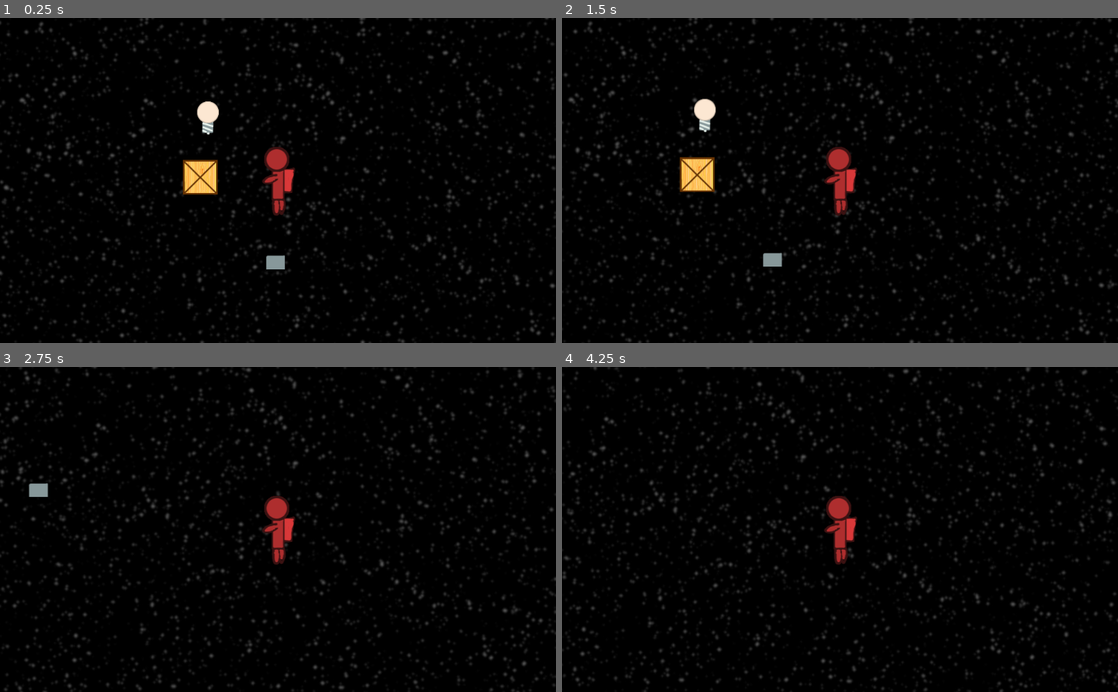
Above: before the commit, frames 1-4 (two rows, left to right).
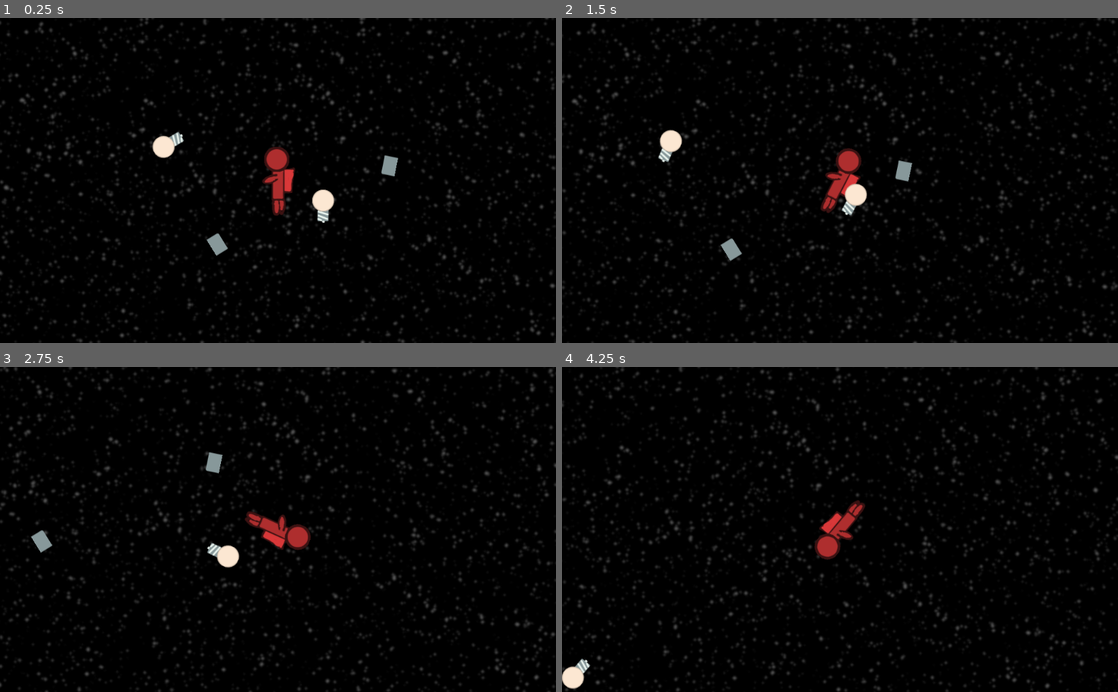
Above: after the commit, the same moments.

Repository: thecyberwraith/cb-gamejam-2021
Game: Godot game, scene res://Levels/Level2/Level2.tscn
The game is run twice, just before and just after one commit, with the same random seed, the same clock (stepped at 60 frames per second) and the same inputs. Before the commit the project starts from res://Levels/Level1/Level1.tscn.
Inputs:
- Up to frame 1 (0.25 s): no input
- Up to frame 2 (1.5 s): hold Right (ui_right) 0.53-1.28 s; tap Space (ui_select) at 0.77 s; hold Down (ui_down) from 1.28 s (still down)
- Up to frame 3 (2.75 s): tap Space (ui_select) at 1.52 s; release Down (ui_down) at 2.03 s; hold Right (ui_right) from 2.03 s (still down)
- Up to frame 4 (4.25 s): release Right (ui_right) at 2.78 s; hold Up (ui_up) 2.78-3.53 s; tap Space (ui_select) at 3.02, 3.77 s; hold Left (ui_left) from 3.53 s (still down)

The runs differ from the first frame. In frame 1, 2.0% of the frame differs, in the area x 27-72%, y 25-78%; in frame 2, 8.2%, in the area x 0-100%, y 0-100%; in frame 3, 7.6%; in frame 4, 7.0%.

Commit message:
Started level 2

Diff:
--- a/Levels/Level1/Level1.tscn
+++ b/Levels/Level1/Level1.tscn
@@ -1,6 +1,6 @@
 [gd_scene load_steps=6 format=2]
 
-[ext_resource path="res://Levels/Level1/Level.gd" type="Script" id=2]
+[ext_resource path="res://Levels/Level1/Level1.gd" type="Script" id=2]
 [ext_resource path="res://Levels/LevelCore.tscn" type="PackedScene" id=3]
 [ext_resource path="res://Items/Item.tscn" type="PackedScene" id=6]
 [ext_resource path="res://Items/Bulb/Bulb.tscn" type="PackedScene" id=7]
--- /dev/null
+++ b/Levels/Level2/Level2.tscn
@@ -0,0 +1,31 @@
+[gd_scene load_steps=4 format=2]
+
+[ext_resource path="res://Levels/LevelCore.tscn" type="PackedScene" id=1]
+[ext_resource path="res://Items/Bulb/BulbBase.tscn" type="PackedScene" id=2]
+[ext_resource path="res://Items/Bulb/Bulb.tscn" type="PackedScene" id=3]
+
+[node name="Level2" type="Node2D"]
+
+[node name="LevelCore" parent="." instance=ExtResource( 1 )]
+
+[node name="Starts" type="Node2D" parent="."]
+
+[node name="Position2D" type="Position2D" parent="Starts"]
+
+[node name="BulbBase2" parent="." instance=ExtResource( 2 )]
+position = Vector2( 218, -24 )
+rotation = -1.36952
+
+[node name="BulbBase" parent="." instance=ExtResource( 2 )]
+position = Vector2( -123, 124 )
+rotation = 1.01863
+
+[node name="Bulb" parent="." instance=ExtResource( 3 )]
+position = Vector2( 86, 75 )
+linear_velocity = Vector2( -12, -30 )
+
+[node name="Bulb2" parent="." instance=ExtResource( 3 )]
+position = Vector2( -175, -83 )
+rotation = -2.59262
+linear_velocity = Vector2( -40, 20 )
+angular_velocity = 2.0
--- a/Menus/LevelsList.gd
+++ b/Menus/LevelsList.gd
@@ -3,7 +3,7 @@
 onready var back_button: Button = get_node("../BackButton")
 
 const LEVELS_LIST: Array = [
-	[ 'Level 1', 'res://Levels/Level1/Level1.tscn']
+	[ 'Level 1\nRepair that Bulb', 'res://Levels/Level1/Level1.tscn']
 ]
 const MainMenu = "res://Menus/MainMenu.tscn"
 
--- a/project.godot
+++ b/project.godot
@@ -75,7 +75,7 @@
 [application]
 
 config/name="It's Not Rocket Science"
-run/main_scene="res://Levels/Level1/Level1.tscn"
+run/main_scene="res://Levels/Level2/Level2.tscn"
 config/icon="res://icon.png"
 
 [input]
@@ -94,6 +94,8 @@
 [physics]
 
 2d/default_gravity=0
+2d/default_linear_damp=0.0
+2d/default_angular_damp=0.0
 
 [rendering]
 
Renamed: Levels/Level1/Level.gd -> Levels/Level1/Level1.gd
